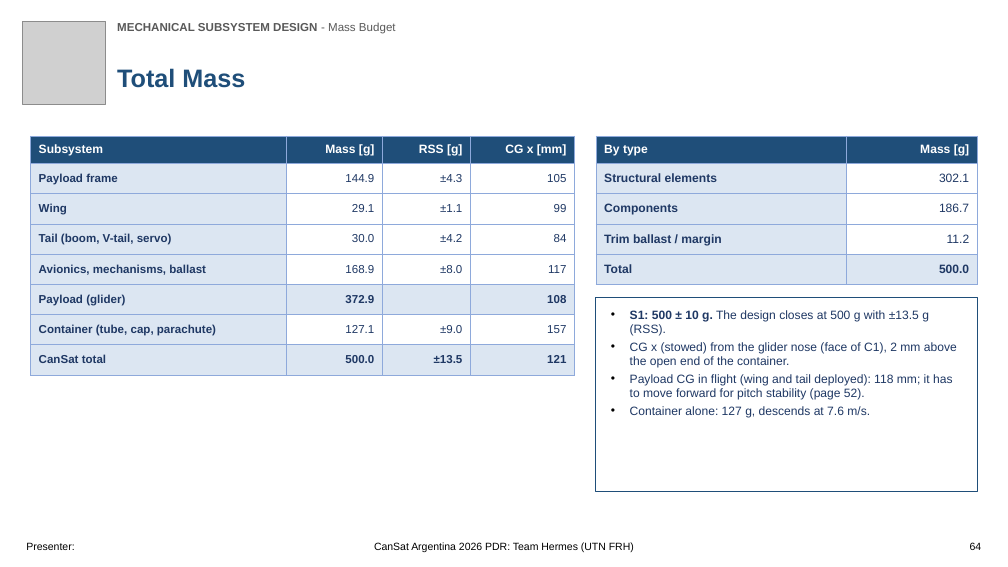
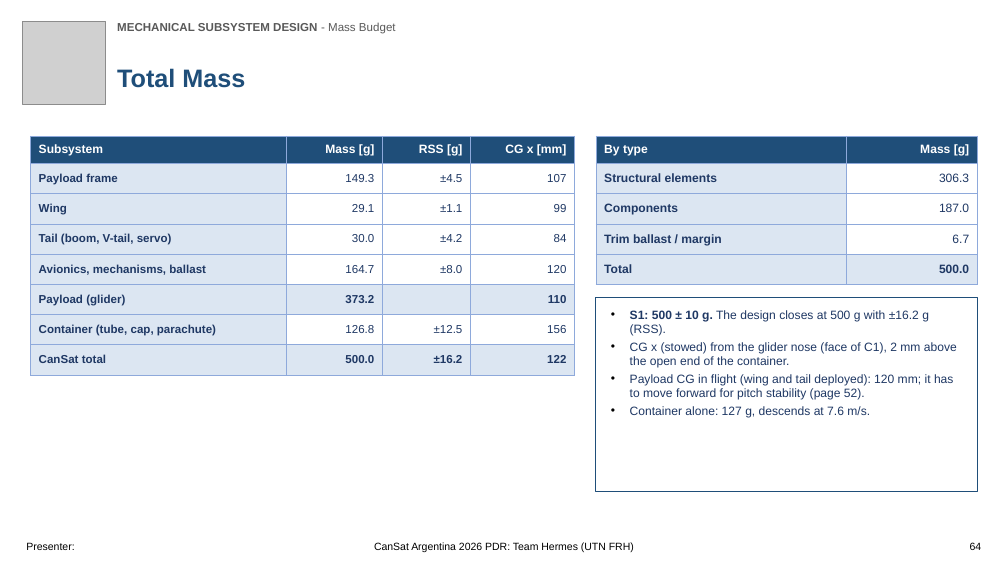
Before and after one commit to Caetano18/proyecto, a slide deck: slide 64 of cansat_pdr/laminas_plantilla/CanSat_PDR_Hermes_mecanica.pptx. Drawn at 1008x567 pixels with LibreOffice and Linux fonts; fonts in the diff are those of the drawing; grey boxes stand for pictures; background and template pictures are left out. Boxes give left, top, right and bottom in pixels: in the first picture for what was removed or moved away, otherwise in the second. Text is boxed around its words. In the diff, an @@ line names an element or a change of style, - is before the commit and + after.

```diff
--- a/cansat_pdr/laminas_plantilla/CanSat_PDR_Hermes_mecanica.pptx
+++ b/cansat_pdr/laminas_plantilla/CanSat_PDR_Hermes_mecanica.pptx
@@ table at (30, 136, 575, 375) @@
-row 2: Payload frame | 144.9 | ±4.3 | 105
+row 2: Payload frame | 149.3 | ±4.5 | 107
-row 5, column 2: 168.9
+row 5, column 2: 164.7
-row 5, column 4: 117
+row 5, column 4: 120
-row 6, column 2: 372.9
+row 6, column 2: 373.2
-row 6, column 4: 108
+row 6, column 4: 110
-row 7: Container (tube, cap, parachute) | 127.1 | ±9.0 | 157
+row 7: Container (tube, cap, parachute) | 126.8 | ±12.5 | 156
-row 8, column 3: ±13.5
+row 8, column 3: ±16.2
-row 8, column 4: 121
+row 8, column 4: 122
@@ table at (596, 136, 978, 284) @@
-row 2, column 2: 302.1
+row 2, column 2: 306.3
-row 3, column 2: 186.7
+row 3, column 2: 187.0
-row 4, column 2: 11.2
+row 4, column 2: 6.7
@@ text in rectangle at (630, 309, 929, 336): text changed @@
-• S1: 500 ± 10 g. The design closes at 500 g with ±13.5 g (RSS).
+• S1: 500 ± 10 g. The design closes at 500 g with ±16.2 g (RSS).
@@ text in rectangle at (630, 374, 953, 400): text changed @@
-• Payload CG in flight (wing and tail deployed): 118 mm; it has to move forward for pitch stability (page 52).
+• Payload CG in flight (wing and tail deployed): 120 mm; it has to move forward for pitch stability (page 52).
```
Also in this commit, not shown: 16 other slides changed, 48 other files.
